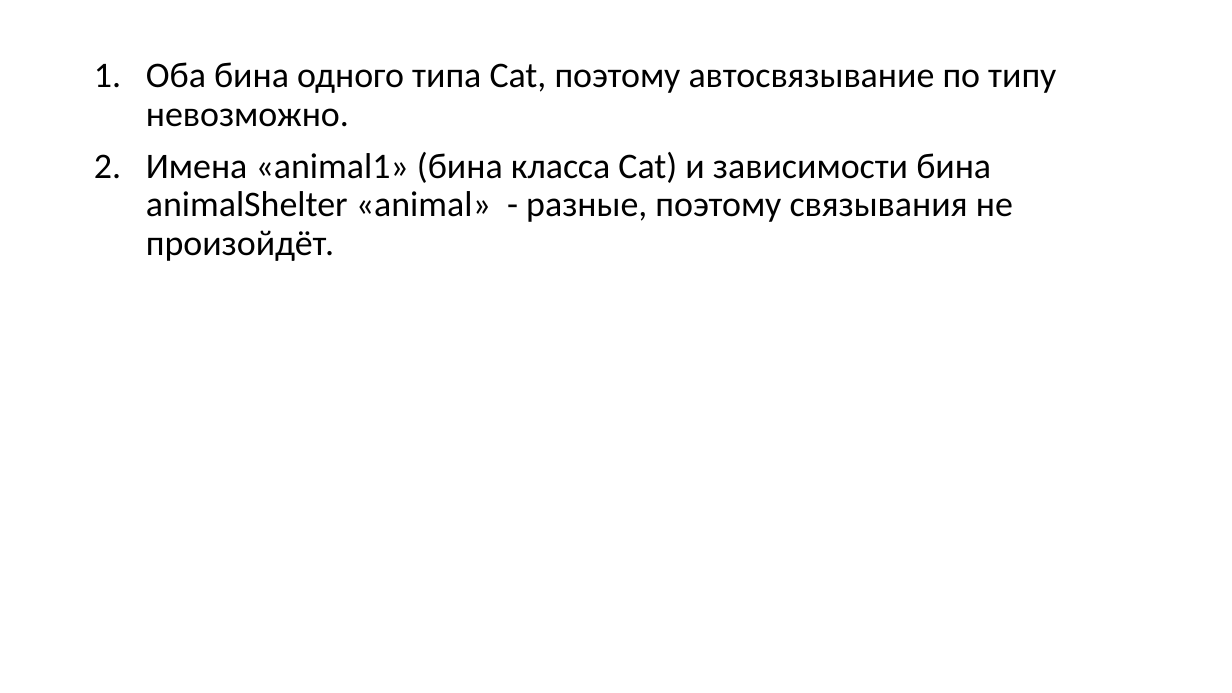
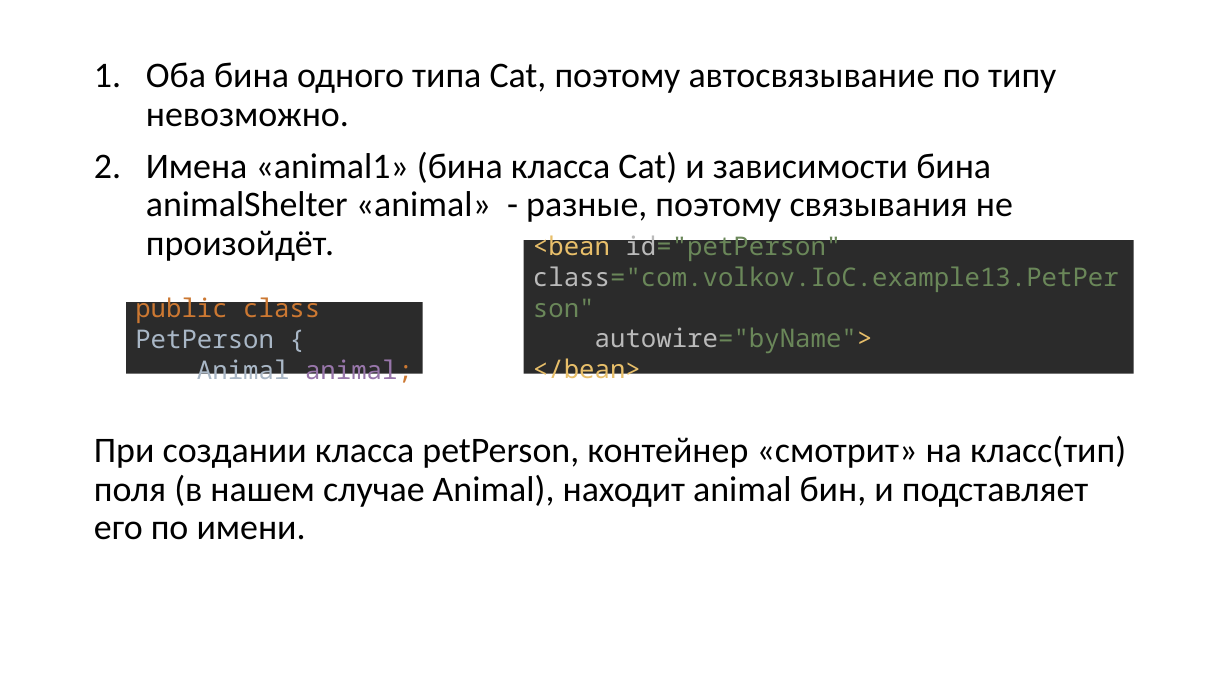
Before and after one commit to Zaudinov/Spring.IoC, a slide deck: slide 4 of presentations/example13.pptx. Drawn at 1232x693 pixels with LibreOffice and Linux fonts; fonts in the diff are those of the drawing. Boxes give left, top, right and bottom in pixels: in the first picture for what was removed or moved away, otherwise in the second. Text is boxed around its words. In the diff, an @@ line names an element or a change of style, - is before the commit and + after.

Commit message:
examples up to 15 were changed, pdf`s added

```diff
--- a/presentations/example13.pptx
+++ b/presentations/example13.pptx
@@ rectangle added at bbox=[524, 240, 1134, 374], fill #2B2B2B, 20 pt, text #6A8759 @@
+<bean id="petPerson" class="com.volkov.IoC.example13.PetPerson"
+autowire="byName">
+</bean>
@@ rectangle added at bbox=[126, 302, 422, 373], fill #2B2B2B, 20 pt, text #A9B7C6 @@
+public class PetPerson {
+Animal animal;
@@ text at bbox=[94, 436, 1126, 540]: paragraph added @@
+При создании класса petPerson, контейнер «смотрит» на класс(тип) поля (в нашем случае Animal), находит animal бин, и подставляет его по имени.
```
Also in this commit, not shown: 1 other slide changed, 1 slide added, 43 other files.
